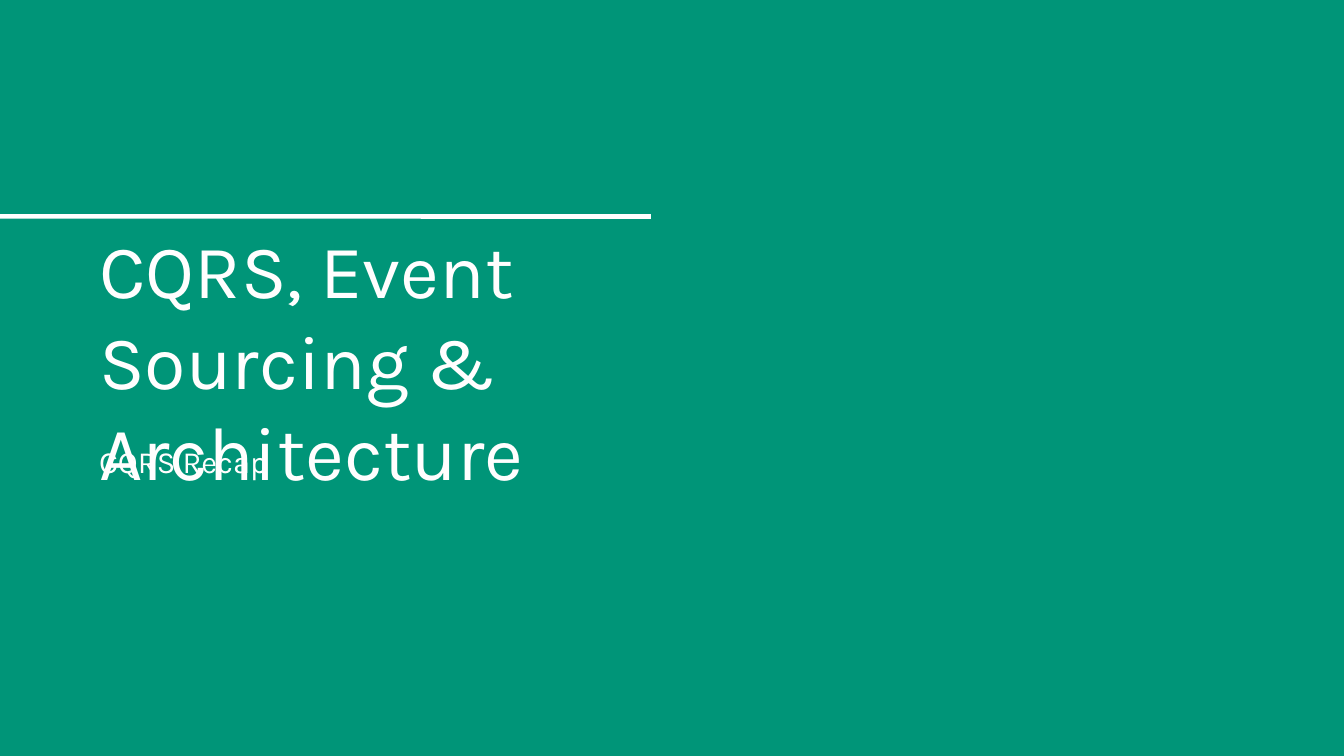
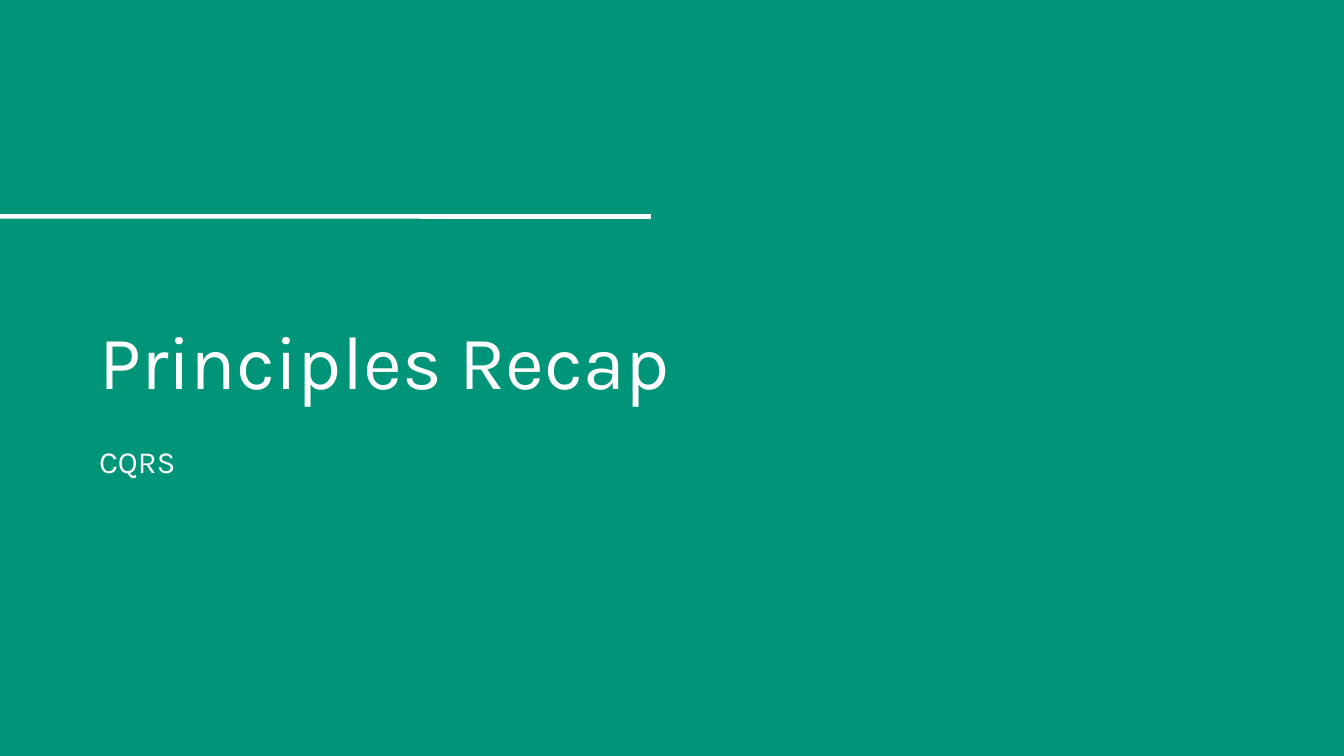
Before and after one commit to danielwagstaff/training, a slide deck: slide 4 of event-sourcing/Event Sourcing in a Microservices Environment.pptx (slide 3 before the commit). Drawn at 1344x756 pixels with LibreOffice and Linux fonts; fonts in the diff are those of the drawing; background and template pictures are left out. Boxes give left, top, right and bottom in pixels: in the first picture for what was removed or moved away, otherwise in the second. Text is boxed around its words. In the diff, an @@ line names an element or a change of style, - is before the commit and + after.

```diff
--- a/event-sourcing/Event Sourcing in a Microservices Environment.pptx
+++ b/event-sourcing/Event Sourcing in a Microservices Environment.pptx
@@ text at <box>99,337,670,407</box>: text changed @@
-CQRS, Event Sourcing & Architecture
+Principles Recap
@@ text at <box>99,453,175,478</box>: text changed @@
-CQRS Recap
+CQRS
```
Also in this commit, not shown: 35 other slides changed, 13 slides added, 2 slides removed.
